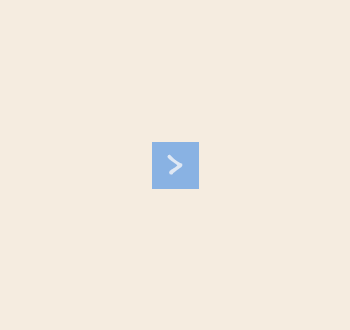
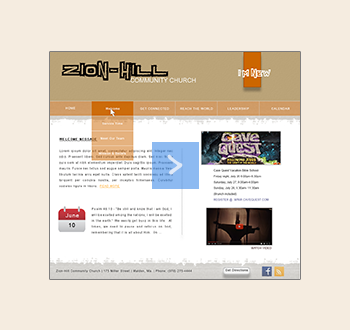
Comparing the layer stacks of the two 350px x 330px images. Changes:
showed "church" over [50, 52, 300, 279]
